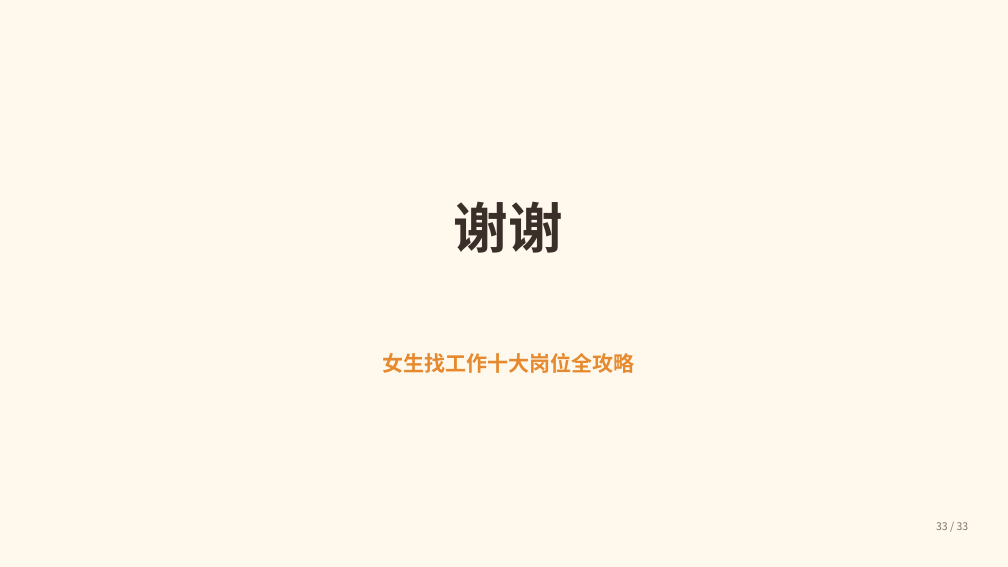
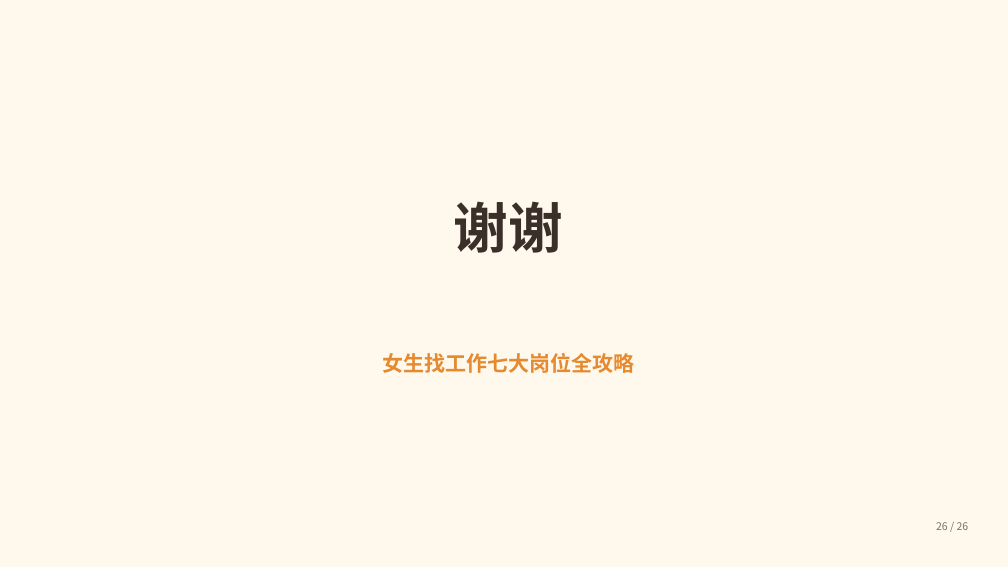
Before and after one commit to Honglixi99/Honglixi99.github.io, a slide deck: slide 26 of static/lulu/ppt/career-guide.pptx (slide 33 before the commit). Drawn at 1008x567 pixels with LibreOffice and Linux fonts; fonts in the diff are those of the drawing. Boxes give left, top, right and bottom in pixels: in the first picture for what was removed or moved away, otherwise in the second. Text is boxed around its words. In the diff, an @@ line names an element or a change of style, - is before the commit and + after.

Commit message:
revert: 撤销 AI 三岗，恢复七大岗位 / 81 题 / 14 份简历 / 26 页 PPT

```diff
--- a/static/lulu/ppt/career-guide.pptx
+++ b/static/lulu/ppt/career-guide.pptx
@@ text at <box>382,353,634,373</box>: text changed @@
-女生找工作十大岗位全攻略
+女生找工作七大岗位全攻略
@@ text at <box>936,522,969,530</box>: text changed @@
-33 / 33
+26 / 26
```
Also in this commit, not shown: 25 other slides changed, 7 slides removed, 6 other files.
